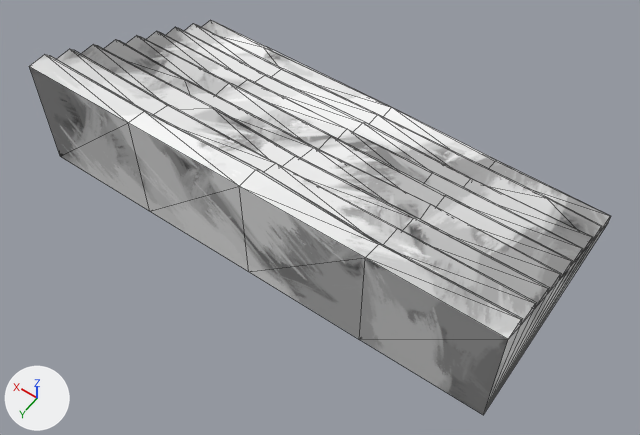
The FBX model Assets/Models/Buildings Kit/Imperial Buildings/BStairs_B.fbx as it was, and as the next commit left it.
The view is the same before and after, from a 50 mm camera at (-1.27, 5.55, 11.01) aimed at (3.58, -1.25, 0.33). The lights are fixed; the arrows at lower left show +X, +Y and +Z. The picture after the commit comes second. Mesh edges are drawn as thin lines.

In view in the first picture: 'Stairs_B.002'.
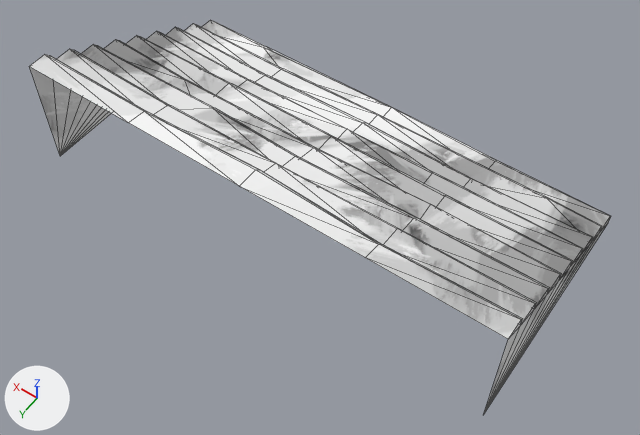
Boxes (x1, y1, x2, y2) around the edits, measured in the pictures (640 x 435 px):
part 1 of me_cube_091, deleted
    before: (29, 66, 508, 415)

Patch to the scene script:
```diff
--- a/Assets/Models/Buildings Kit/Imperial Buildings/BStairs_B.fbx.py
+++ b/Assets/Models/Buildings Kit/Imperial Buildings/BStairs_B.fbx.py
@@ me_cube_091 @@
 # used by ob_stairs_b_002; location = (0.0, 0.0, 0.0)
-me_cube_091.from_pydata(...)  # 145 vertices, 286 faces; spans x 0.0..8.0, y -4.0..0.0, z 0.0..2.0
+me_cube_091.from_pydata(...)  # 142 vertices, 270 faces; spans x 0.0..8.0, y -4.0..0.0, z 0.0..2.0
+# me_cube_091 part 1
+# 3 vertices are removed from x 2.0..6.0, y 0.0, z 0.0
+# 16 faces are deleted
 me_cube_091.materials.append(mat_i_bstone)
```
